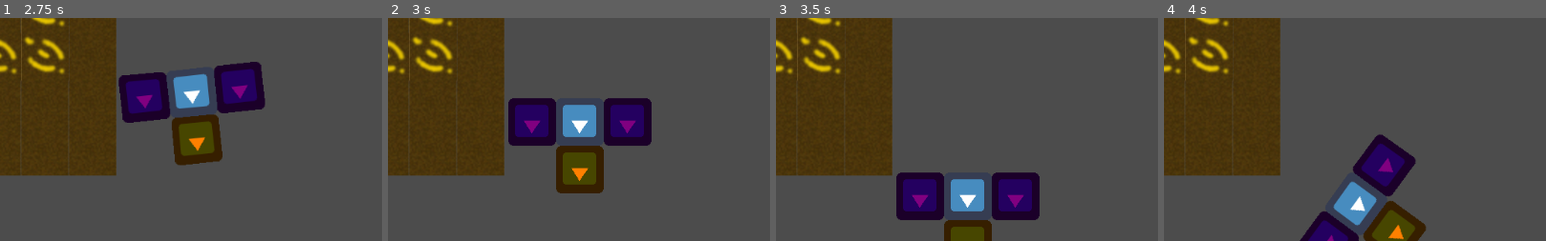
Above: before the commit, frames 1-4 (left to right).
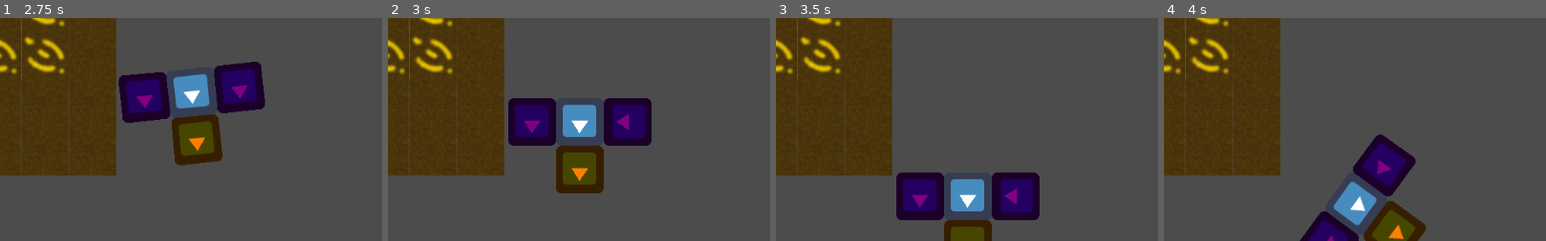
Above: after the commit, the same moments.

Repository: HedgeLizards/minor
Game: Godot game, scene res://scenes/Main.tscn
The game is run twice, just before and just after one commit, with the same random seed, the same clock (stepped at 60 frames per second) and the same inputs. The engine's default icon, where the game draws it, is replaced by a stand-in: a white triangle on a blue panel in a dark square.
Inputs (mouse positions are % of the whole screen's width and height, from its top left):
- Up to frame 1 (2.75 s): tap Enter at 0.5 s; move the mouse to (72, 45) at 0.52 s; hold D (turnright) 0.53-1.28 s; click (72, 45) at 0.67 s; move the mouse to (30, 55) at 1.27 s; hold Down (backward) 1.28-2.03 s; click (30, 55) at 1.42 s; move the mouse to (60, 28) at 2.02 s; hold D (turnright) from 2.03 s (still down); click (60, 28) at 2.17 s
- Up to frame 2 (3 s): move the mouse to (45, 70) at 2.77 s; release D (turnright) at 2.78 s; hold Up (forward) from 2.78 s (still down); click (45, 70) at 2.92 s
- Up to frame 3 (3.5 s): keep holding Up (forward)
- Up to frame 4 (4 s): move the mouse to (80, 65) at 3.52 s; release Up (forward) at 3.53 s; hold Left (turnleft) from 3.53 s (still down); click (80, 65) at 3.67 s
The pictures show only the part of the screen within x 16-66%, y 50-100%; the shares and areas given below are measured in that part.

Frame 1 is identical in both runs. In frame 2, 0.3% of the frame differs, in the area x 58-68%, y 38-54%; in frame 3, 0.3%; in frame 4, 0.3%, in the area x 51-64%, y 55-76%.

Commit message:
add basic vehicle configuration

Diff:
--- a/scenes/Drill.tscn
+++ b/scenes/Drill.tscn
@@ -1,8 +1,18 @@
-[gd_scene load_steps=2 format=2]
+[gd_scene load_steps=4 format=2]
 
 [ext_resource path="res://icon.png" type="Texture" id=1]
+[ext_resource path="res://scripts/Drill.gd" type="Script" id=2]
 
-[node name="Drill" type="Node2D"]
+[sub_resource type="RectangleShape2D" id=1]
+extents = Vector2( 32, 32 )
+
+[node name="Drill" type="Area2D"]
+monitoring = false
+monitorable = false
+script = ExtResource( 2 )
+
+[node name="CollisionShape2D" type="CollisionShape2D" parent="."]
+shape = SubResource( 1 )
 
 [node name="Sprite" type="Sprite" parent="."]
 modulate = Color( 1, 0.501961, 0, 1 )
--- a/scenes/Engine.tscn
+++ b/scenes/Engine.tscn
@@ -1,14 +1,12 @@
-[gd_scene load_steps=4 format=2]
+[gd_scene load_steps=3 format=2]
 
 [ext_resource path="res://icon.png" type="Texture" id=1]
-[ext_resource path="res://scripts/Engine.gd" type="Script" id=2]
 
 [sub_resource type="RectangleShape2D" id=1]
 extents = Vector2( 32, 32 )
 
 [node name="Engine" type="CollisionShape2D"]
 shape = SubResource( 1 )
-script = ExtResource( 2 )
 
 [node name="Sprite" type="Sprite" parent="."]
 texture = ExtResource( 1 )
--- a/scenes/Vehicle.tscn
+++ b/scenes/Vehicle.tscn
@@ -4,6 +4,9 @@
 [ext_resource path="res://scripts/Vehicle.gd" type="Script" id=2]
 
 [node name="Vehicle" type="KinematicBody2D"]
+input_pickable = true
 script = ExtResource( 2 )
 
 [node name="Core" parent="." instance=ExtResource( 1 )]
+
+[connection signal="input_event" from="." to="." method="_on_Vehicle_input_event"]
--- /dev/null
+++ b/scripts/Drill.gd
@@ -0,0 +1,4 @@
+extends Area2D
+
+func _ready():
+	connect('input_event', get_parent(), '_on_Vehicle_input_event', [self])
--- a/scripts/Engine.gd
+++ /dev/null
@@ -1,17 +0,0 @@
-extends CollisionShape2D
-
-var components = [
-	[null, null, null],
-	[null, null, null],
-	[null, null, null]
-]
-
-func add(x, y, component, vehicle):
-	components[x + 1][y + 1] = component
-	component.position = position + Vector2(64 * x, 64 * y)
-
-	vehicle.add_child(component)
-
-func remove(x, y):
-	components[x + 1][y + 1].queue_free()
-	components[x + 1][y + 1] = null
--- a/scripts/Vehicle.gd
+++ b/scripts/Vehicle.gd
@@ -1,13 +1,61 @@
 extends KinematicBody2D
+
+const COMPONENT_SIZE = Vector2(64, 64)
+const COLOR_EMPTY = Color(0, 0.5, 1, 0.5)
+
+var coreX = 1
+var coreY = 1
+
+onready var shapes = [$Core]
+onready var components = [
+	[null, null, null],
+	[null, $Core, null],
+	[null, null, null]
+]
 
 onready var EngineScene = preload('res://scenes/Engine.tscn')
 onready var DrillScene = preload('res://scenes/Drill.tscn')
 onready var WheelScene = preload('res://scenes/Wheel.tscn')
 
 func _ready():
-	$Core.add(0, -1, DrillScene.instance(), self)
-	$Core.add(-1, 0, WheelScene.instance(), self)
-	$Core.add(1, 0, WheelScene.instance(), self)
+	add_component(DrillScene, 0, -1)
+	add_component(WheelScene, -1, 0)
+	add_component(WheelScene, 1, 0)
+
+func add_component(scene, x, y):
+	var component = scene.instance()
+
+	if component is CollisionShape2D:
+		shapes.push_back(component)
+
+	components[coreX + x][coreY + y] = component
+	component.position = Vector2(x, y) * COMPONENT_SIZE
+
+	add_child(component)
+
+func remove_component(x, y):
+	components[coreX + x][coreY + y].queue_free()
+	components[coreX + x][coreY + y] = null
+
+func _on_Vehicle_input_event(viewport, event, shape_idx, component = null):
+	if event is InputEventMouseButton and event.button_index == BUTTON_LEFT and event.pressed:
+		if component == null:
+			component = shapes[shape_idx]
+
+		component.rotation_degrees += 90
+
+func _unhandled_input(event):
+	if event is InputEventMouseButton and event.button_index == BUTTON_LEFT and not event.pressed:
+		print((to_local(event.position) / COMPONENT_SIZE).round())
+
+#func _draw():
+#	for x in range(components.size()):
+#		for y in range(components[x].size()):
+#			if components[x][y] == null:
+#				draw_rect(Rect2(
+#					Vector2((x - coreX - 0.5), (y - coreY - 0.5)) * COMPONENT_SIZE + Vector2(2, 2),
+#					COMPONENT_SIZE - Vector2(4, 4)
+#				), COLOR_EMPTY)
 
 func _physics_process(delta):
 	var velocity = Vector2()
